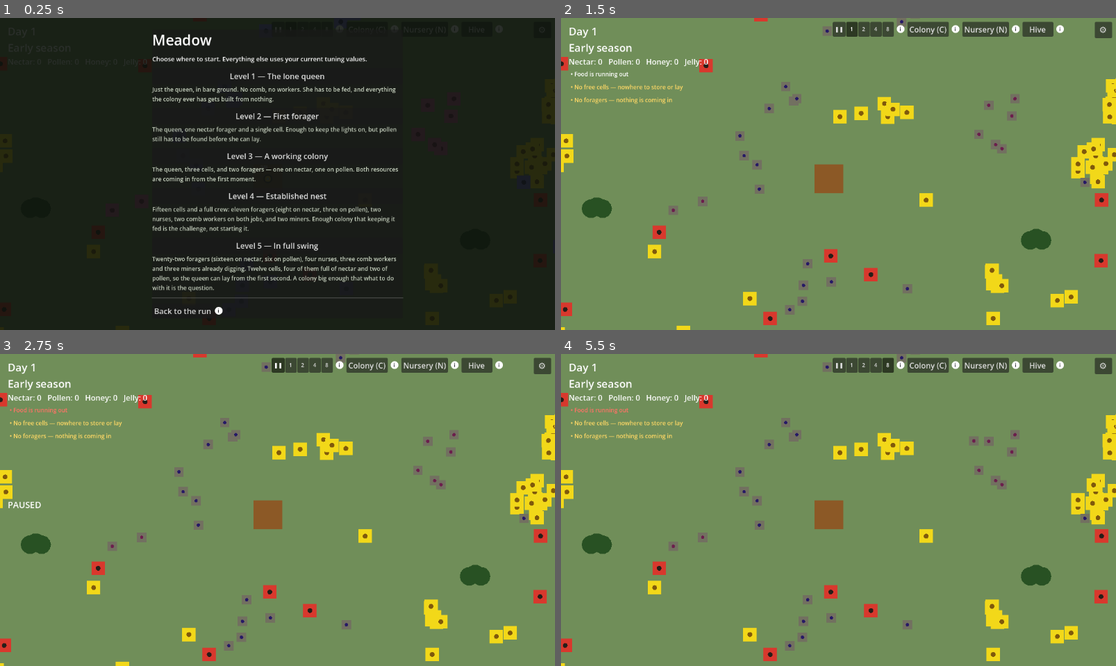
Above: before the commit, frames 1-4 (two rows, left to right).
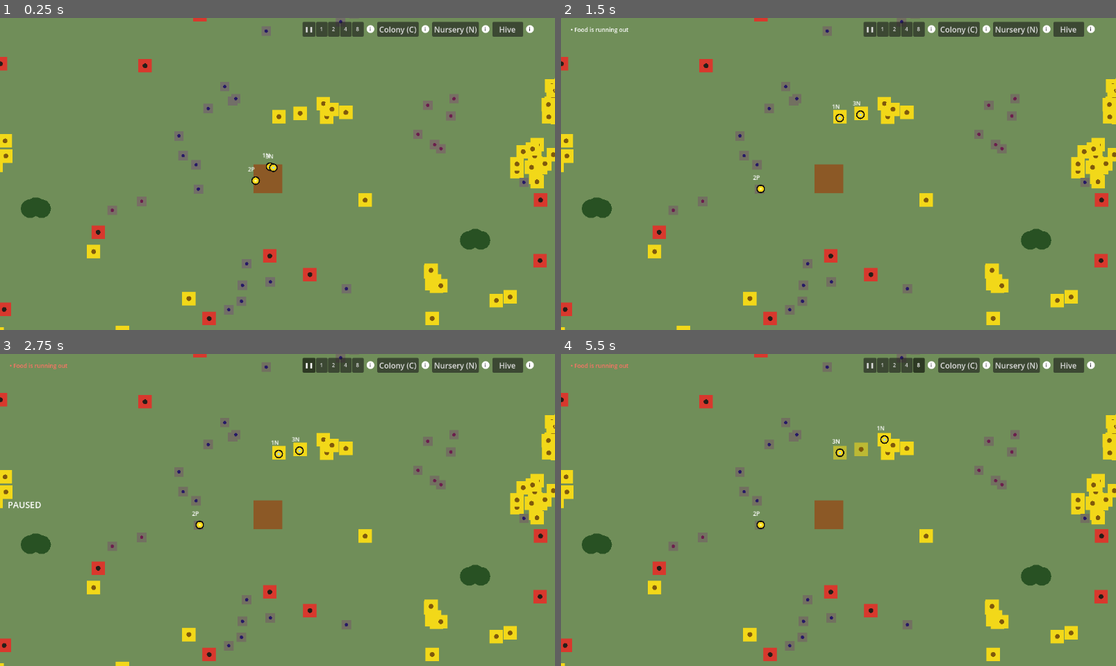
Above: after the commit, the same moments.

Repository: wonderburg7/meadow
Game: Godot game, scene res://scenes/Main.tscn
Same seed, same stepped clock (60 frames per second), same inputs: the game is played once before the commit and once after it.
Inputs (mouse positions are in pixels of both pictures, inside the frame that each line leads up to):
- Up to frame 1 (0.25 s): no input
- Up to frame 2 (1.5 s): click (838, 77) at 0.5 s, where only the run before the commit has a clickable "Level 1 — The lone queen"; click "• Food is running out" at 1.25 s
- Up to frame 3 (2.75 s): click "❚❚" at 2 s
- Up to frame 4 (5.5 s): click "1" at 2.75 s; click "2" at 3.5 s; click "4" at 4.25 s; click "8" at 5 s

The runs differ from the first frame. In frame 1, 100% of the frame differs, in the area x 0-100%, y 0-100%; in frame 2, 2.6%; in frame 3, 2.7%; in frame 4, 2.9%.
Error after the commit: Parse Error: Identifier "vp" not declared in the current scope. (res://scripts/debug_panel.gd:755)

Commit message:
Let the top-right button row read the settings cog's real width
The cog is much narrower than the old "Tuning" text button, but the
button row next to it (speed/Colony/Nursery/Winter/Hive) was still
reserving a fixed 108px sized for the text button -- leaving a stretch
of dead space where the wider button used to be.

debug_panel.gd's cog now reports its own width to hud.gd whenever it
changes (Control.resized, plus a deferred call for the first layout
pass), and hud.gd's top-right bar repositions itself off that number
instead of a hand-tuned constant. This is also what makes a future
font-size setting safe: if that ever makes the cog wider or narrower,
the bar follows automatically rather than needing this retuned by hand
again.

tests/source_checks.py and tests/balance_tests.py both pass. Not
verified in the Godot editor.

Co-Authored-By: Claude Sonnet 5 <noreply@anthropic.com>

Diff:
--- a/scripts/debug_panel.gd
+++ b/scripts/debug_panel.gd
@@ -726,6 +726,21 @@
 	toggle_button.tooltip_text = "Open the settings window. Changing a value here affects bees and flowers created from then on -- press Restart Run to rebuild the whole world with the new numbers."
 	toggle_button.pressed.connect(_toggle_panel)
 	add_child(toggle_button)
+
+	# hud.gd's top-right button row keeps clear of however wide this cog
+	# actually is, rather than a fixed reserve -- see hud.gd's
+	# set_settings_button_width. `resized` covers every future change
+	# (e.g. a font-size setting making the glyph bigger); the deferred
+	# call covers the first layout pass, since `resized` only fires on a
+	# genuine change and the button's very first size might already be
+	# whatever custom_minimum_size says.
+	toggle_button.resized.connect(_report_settings_button_width)
+	call_deferred("_report_settings_button_width")
+
+func _report_settings_button_width() -> void:
+	for hud in get_tree().get_nodes_in_group("huds"):
+		if is_instance_valid(hud) and hud.has_method("set_settings_button_width"):
+			hud.set_settings_button_width(toggle_button.size.x)
 
 	panel = PanelContainer.new()
 	panel.set_anchors_preset(Control.PRESET_TOP_RIGHT)
--- a/scripts/hud.gd
+++ b/scripts/hud.gd
@@ -144,9 +144,13 @@
 static func mode_command(role_id: int, mode_key: String) -> String:
 	return "%s_%s" % [Roles.key_for(role_id), mode_key]
 
-## Width kept clear in the top-right corner for the Tuning button that
-## debug_panel.gd owns. Both use the same number so they can't collide.
-const TUNING_BUTTON_RESERVE := 108.0
+## Gap left between this bar and the settings cog that debug_panel.gd
+## owns, on top of however wide the cog button actually is right now.
+const SETTINGS_BUTTON_GAP := 8.0
+## Used only until debug_panel.gd reports the cog's real width (see
+## set_settings_button_width) -- close to the cog's own custom_minimum_size
+## so there's no visible jump on the first frame.
+const SETTINGS_BUTTON_DEFAULT_WIDTH := 36.0
 
 ## The top-left corner. Every readout lives in the colony window now;
 ## this shows only the ones the player has starred there, in a fixed
@@ -189,6 +193,10 @@
 var pause_label: Label
 var view_button: Button
 var winter_button: Button
+## The row of speed/colony/nursery/winter/view buttons in the top-right
+## corner, kept anchored clear of whatever debug_panel.gd's settings cog
+## currently measures -- see set_settings_button_width.
+var top_right_bar: HBoxContainer
 var selection_panel: PanelContainer
 var selection_label: Label
 var task_label: Label
@@ -293,16 +301,22 @@
 	return UI.with_info(control, tip)
 
 ## Anchored to the top-right rather than positioned at fixed pixels, so
-## the bar follows the corner when the window is resized. The tuning
-## button in debug_panel.gd is anchored the same way and reserves its
-## own width, so the two no longer overlap.
+## the bar follows the corner when the window is resized. The settings
+## cog in debug_panel.gd is anchored the same way and reports its own
+## width back here (see set_settings_button_width) so the two never
+## overlap and never leave more of a gap than the cog actually needs --
+## previously this reserved a fixed 108px sized for the old "Tuning ▾"
+## text button, which left a stretch of dead space once that became a
+## plain icon. Reading the real width back, rather than another fixed
+## number, also means this keeps working if the cog's font size (and so
+## its width) ever becomes a player setting.
 func _build_top_right_bar() -> void:
 	var bar := HBoxContainer.new()
+	top_right_bar = bar
 	bar.add_theme_constant_override("separation", 6)
 	bar.set_anchors_preset(Control.PRESET_TOP_RIGHT)
 	bar.grow_horizontal = Control.GROW_DIRECTION_BEGIN
-	# leave room for the Tuning button, which sits in the very corner
-	bar.offset_right = -TUNING_BUTTON_RESERVE
+	bar.offset_right = -(SETTINGS_BUTTON_DEFAULT_WIDTH + SETTINGS_BUTTON_GAP)
 	bar.offset_top = 8
 	add_child(bar)
 
@@ -358,6 +372,15 @@
 	view_button.pressed.connect(func(): view_toggle_requested.emit())
 	bar.add_child(view_button)
 	bar.add_child(_info("Switch between the meadow (flowers and foragers) and the hive interior (comb, queen, brood) -- or press Tab. Both keep simulating whichever one you are looking at."))
+
+## Called by debug_panel.gd whenever its settings cog's actual width
+## changes (including the first layout pass), so this bar sits exactly
+## as far from the corner as the cog needs and no further -- see the
+## comment on _build_top_right_bar.
+func set_settings_button_width(width: float) -> void:
+	if top_right_bar == null:
+		return
+	top_right_bar.offset_right = -(width + SETTINGS_BUTTON_GAP)
 
 func set_speed_display(speed_scale: float) -> void:
 	for entry in speed_buttons:
